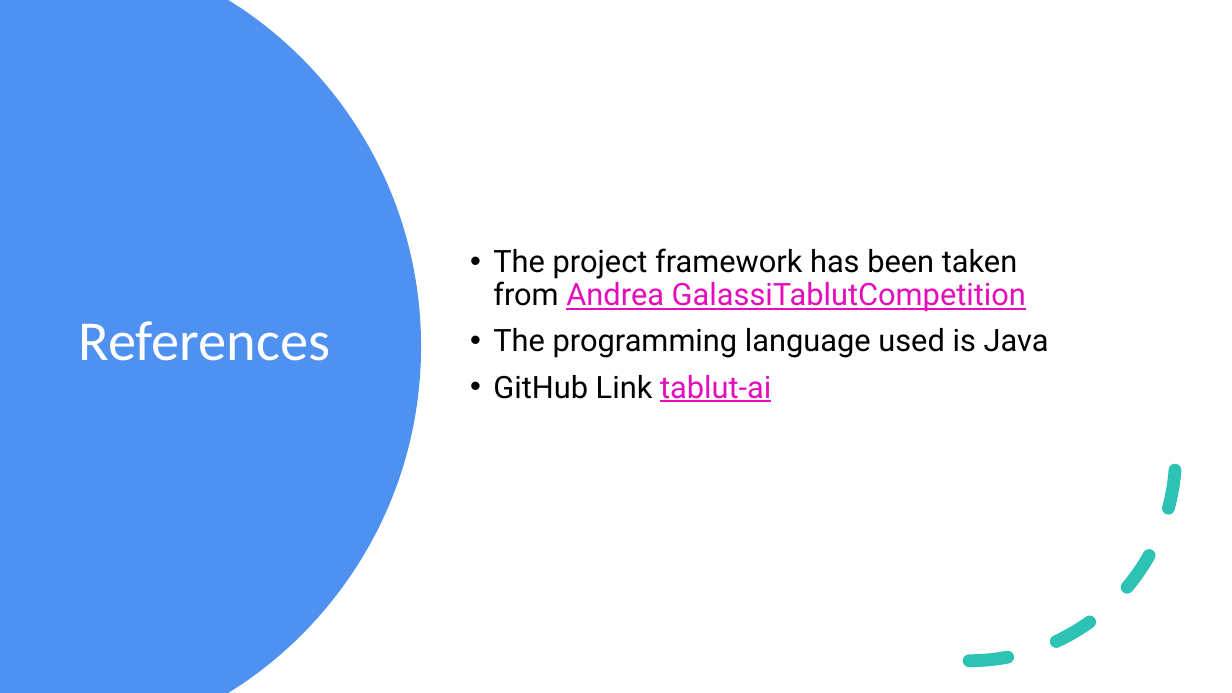
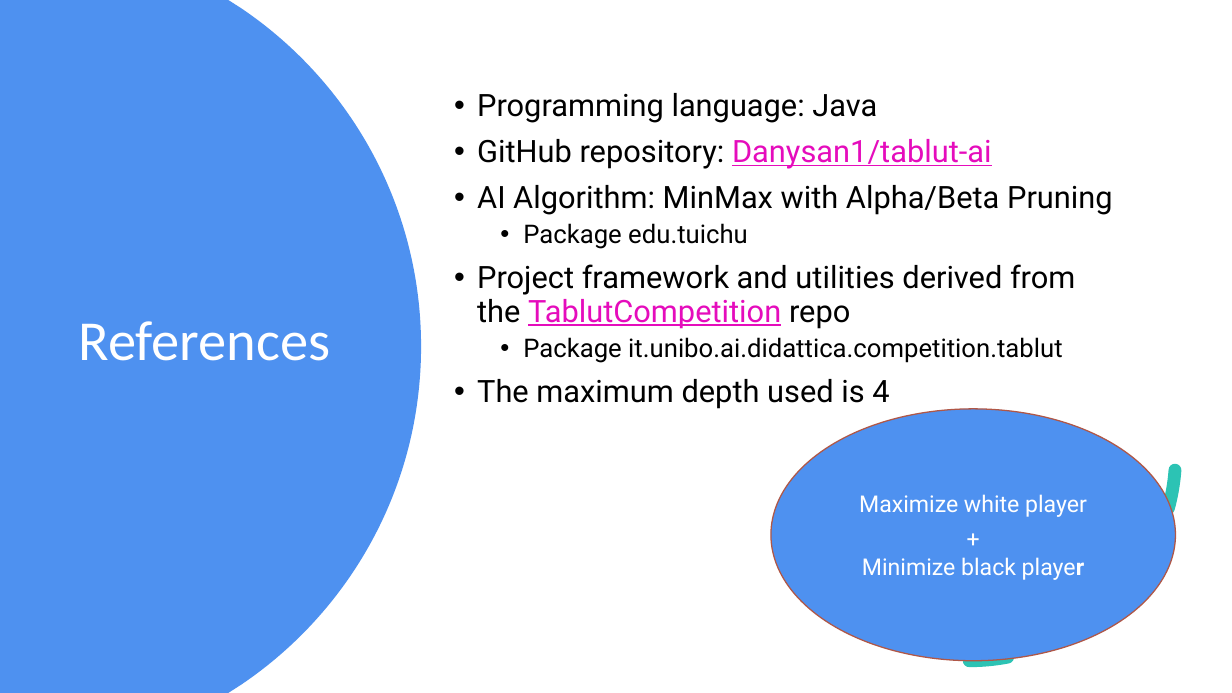
Before and after one commit to Danysan1/tablut-ai, a slide deck: slide 2 of Tuichu.pptx. Drawn at 1232x693 pixels with LibreOffice and Linux fonts; fonts in the diff are those of the drawing. Boxes give left, top, right and bottom in pixels: in the first picture for what was removed or moved away, otherwise in the second. Text is boxed around its words. In the diff, an @@ line names an element or a change of style, - is before the commit and + after.

```diff
--- a/Tuichu.pptx
+++ b/Tuichu.pptx
@@ subtitle at <box>477,93,1113,409</box>: text changed @@
-• The project framework has been taken from Andrea GalassiTablutCompetition
-• The programming language used is Java
-• GitHub Link tablut-ai
+• Programming language: Java
+• GitHub repository: Danysan1/tablut-ai
+• AI Algorithm: MinMax with Alpha/Beta Pruning
+  • Package edu.tuichu
+• Project framework and utilities derived from the TablutCompetition repo
+  • Package it.unibo.ai.didattica.competition.tablut
+• The maximum depth used is 4
@@ ellipse added at <box>771,409,1176,662</box>, fill #4E91F0, outline #B05748 1 pt, 18 pt, text #FFFFFF @@
+Maximize white player
++
+Minimize black player
```
Also in this commit, not shown: 1 other slide changed, 2 slides removed, 1 other file.
